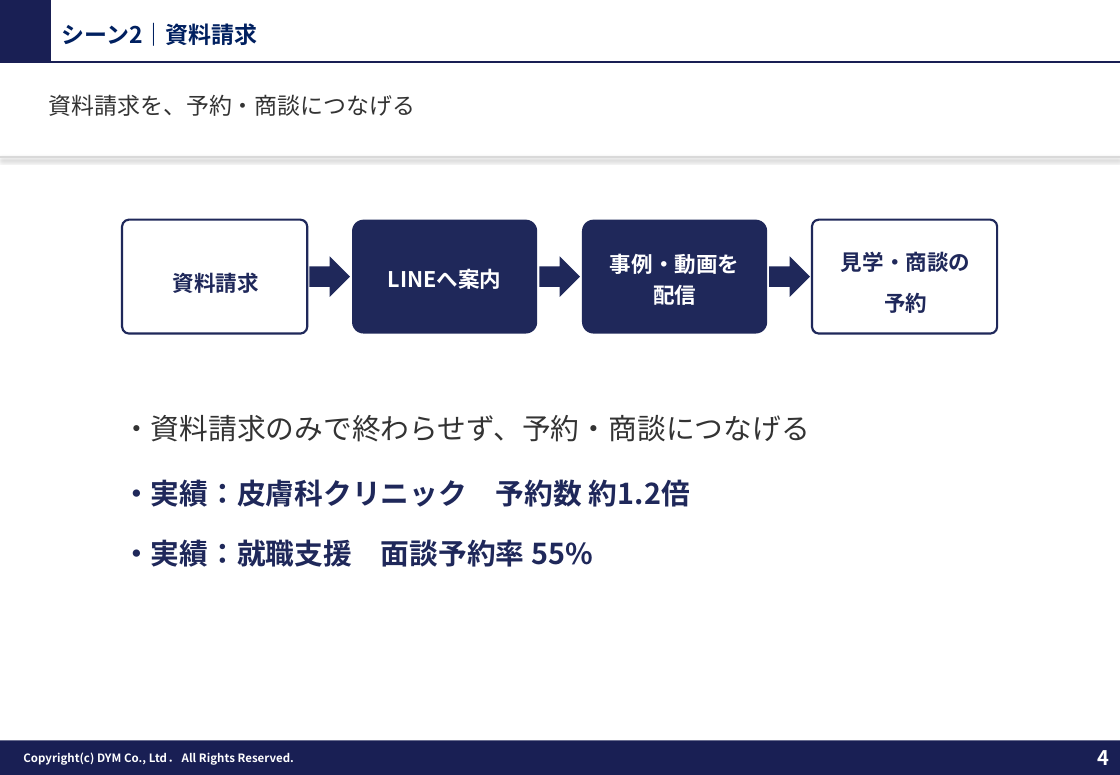
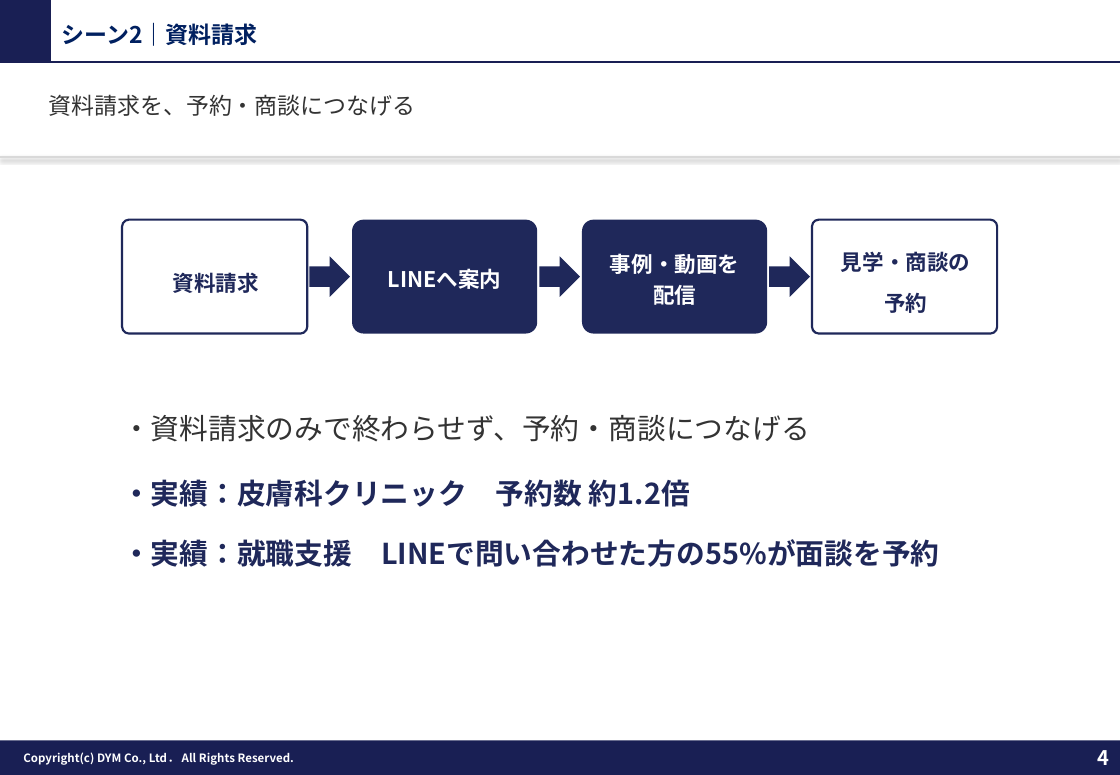
Before and after one commit to tonomura-r-dev/folder, a slide deck: slide 4 of 20261002_サンクスLINEのご提案.pptx. Drawn at 1120x775 pixels with LibreOffice and Linux fonts; fonts in the diff are those of the drawing; background and template pictures are left out. Boxes give left, top, right and bottom in pixels: in the first picture for what was removed or moved away, otherwise in the second. Text is boxed around its words. In the diff, an @@ line names an element or a change of style, - is before the commit and + after.

```diff
--- a/20261002_サンクスLINEのご提案.pptx
+++ b/20261002_サンクスLINEのご提案.pptx
@@ text at box(122, 539, 940, 567): text changed @@
-・実績：就職支援 面談予約率 55%
+・実績：就職支援 LINEで問い合わせた方の55%が面談を予約
```
Also in this commit, not shown: 2 other slides changed, 12 other files.
